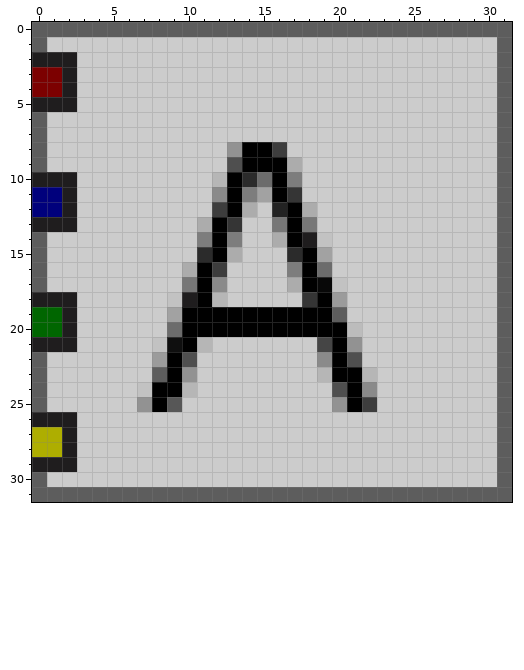
A pixel-art sprite gets an edit: res/avionics/actuator.png. Above is the file before it was changed.
The file is 32x32 pixels. Colours within 5 levels of each other are drawn and written as one.
New version:
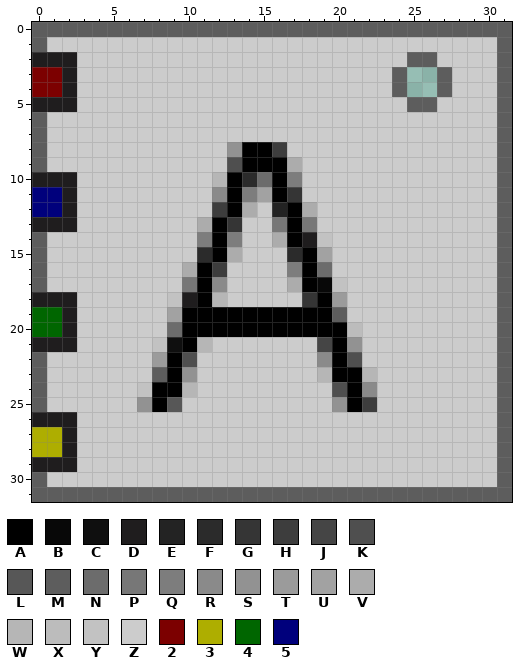
Palette (. is transparent): A #000000  B #080808  C #0f0f0f  D #1f1d1e  E #232323  F #2b2b2b  G #353535  H #3d3d3d  J #454545  K #4f4f4f  L #575757  M #5d5d5d  N #6c6c6c  P #777777  Q #7d7d7d  R #8a8a8a  S #929292  T #9b9b9b  U #a2a2a2  V #acacac  W #b6b6b6  X #bcbcbc  Y #c2c2c2  Z #cccccc  2 #7c0000  3 #aeae00  4 #006600  5 #00007c
Edits made:
Colour Z gives way to colour M in row 2 at x 25 to 26; in rows 3 to 4 at x 24 and 27; in row 5 at x 25 to 26.
Colour Z is removed in rows 3 to 4 at x 25 to 26.
